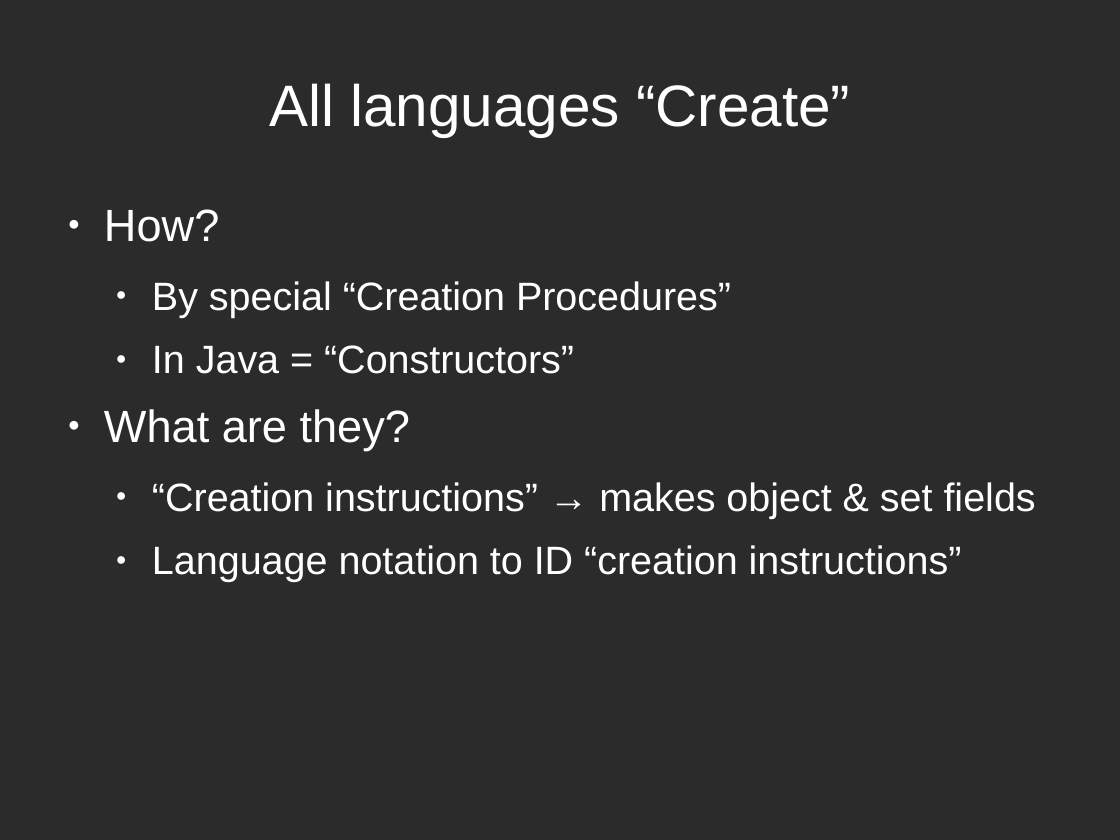
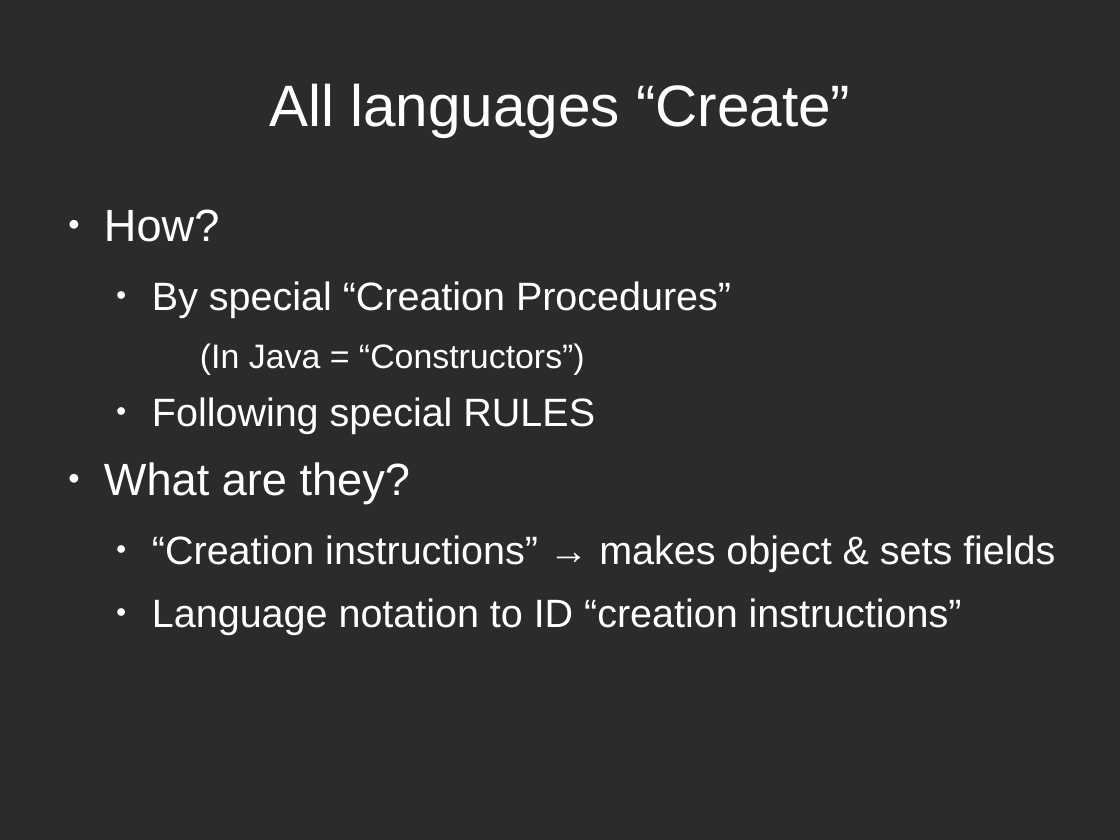
Before and after one commit to ljr1981/sav_training, a slide deck: slide 3 of docs/object_creation.odp. Drawn at 1120x840 pixels with LibreOffice and Linux fonts; fonts in the diff are those of the drawing; background and template pictures are left out; a plain dark background stands for a picture behind light text. Boxes give left, top, right and bottom in pixels: in the first picture for what was removed or moved away, otherwise in the second. Text is boxed around its words. In the diff, an @@ line names an element or a change of style, - is before the commit and + after.

```diff
--- a/docs/object_creation.odp
+++ b/docs/object_creation.odp
@@ text at box(152, 343, 595, 434): text changed; size 28 to 24 pt @@
-  ● In Java = “Constructors”
+    (In Java = “Constructors”)
+  ● Following special RULES
@@ text at box(152, 535, 1055, 571): text changed @@
-  ● “Creation instructions” → makes object & set fields
+  ● “Creation instructions” → makes object & sets fields
```
Also in this commit, not shown: 1 other slide changed, 2 other files.
